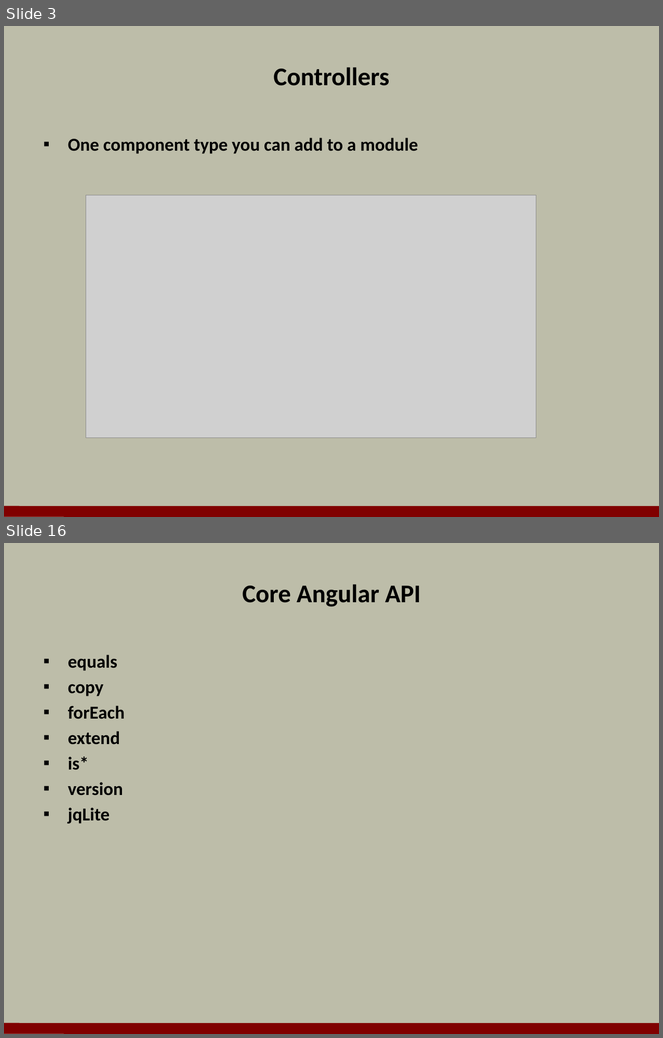
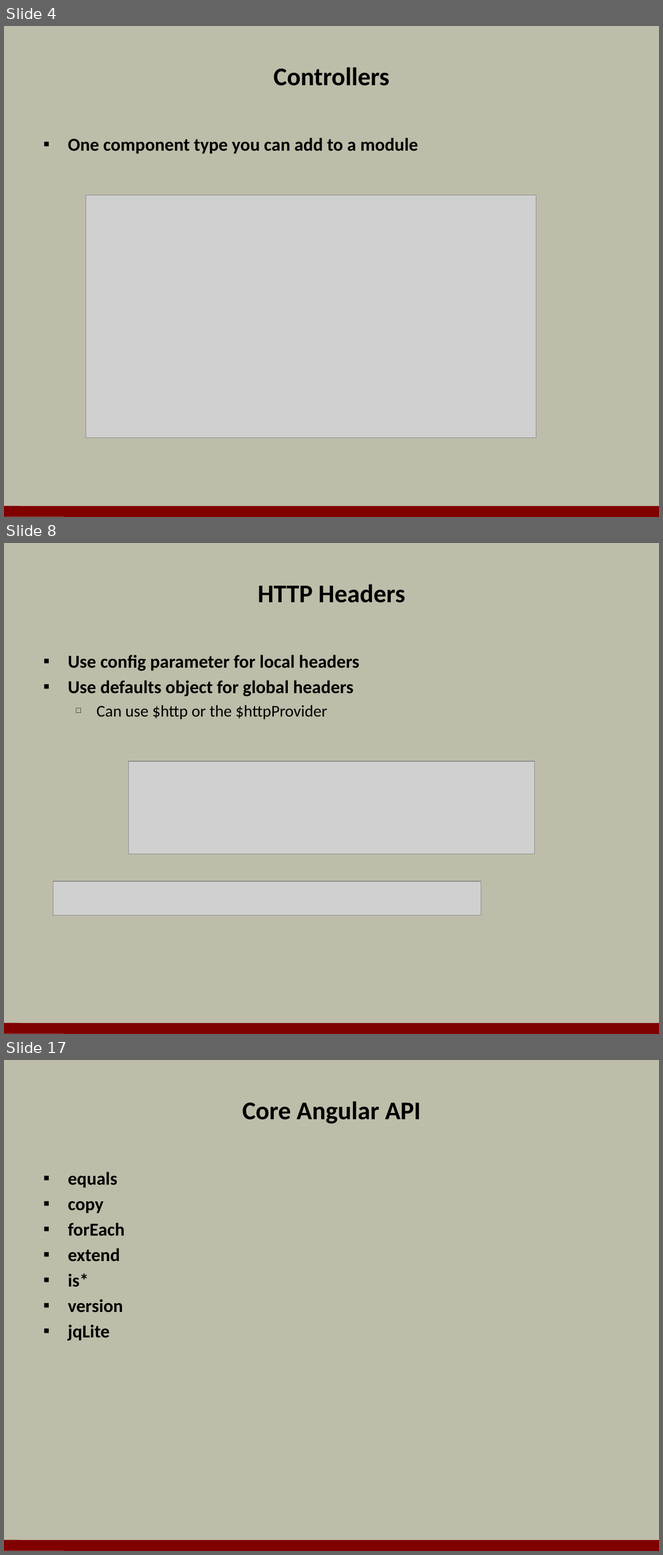
Before and after one commit to OdeToCode/classes, a slide deck: angularjs/slides/02_Modules.pptx. Shown one above the other, each under a label of ours: slides 3 and 16 before the commit, slides 4, 8 and 17 after it; the slides between them are not shown. The pictures are 663x1038 and 663x1555 pixels, drawn with LibreOffice and Linux fonts; fonts in the diff are those of the drawing; grey boxes stand for pictures; background and template pictures are left out. Boxes give left, top, right and bottom in pixels: in the first picture for what was removed or moved away, otherwise in the second. Text is boxed around its words. In the diff, an @@ line names an element or a change of style, - is before the commit and + after.

```diff
--- a/angularjs/slides/02_Modules.pptx
+++ b/angularjs/slides/02_Modules.pptx
@@ slide 8 added at <box>4,543,659,1034</box>, background #BDBDA9; not listed: 1 template element that a slide beside it also shows @@
@@ title added at <box>258,584,405,603</box>, 28 pt, text #000000, bold @@
+HTTP Headers
@@ text added at <box>68,655,359,719</box>, 20 pt, text #000000, bold @@
+▪ Use config parameter for local headers
+▪ Use defaults object for global headers
+  □ Can use $http or the $httpProvider
@@ picture added at <box>128,761,535,854</box> @@
@@ picture added at <box>53,882,481,916</box> @@
@@ what was slide 3 is now slide 4 @@
@@ what was slide 16 is now slide 17 @@
```
Also in this commit, not shown: 4 slides changed, 9 other slides added, 9 slides removed, 9 other files.
